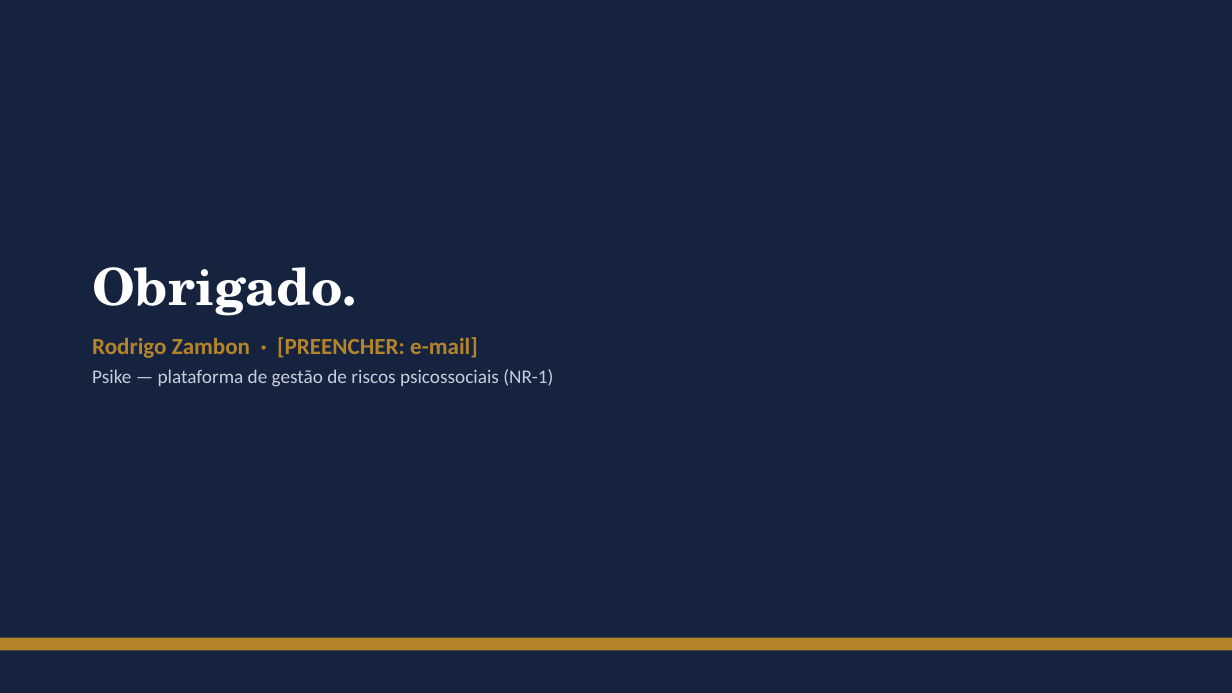
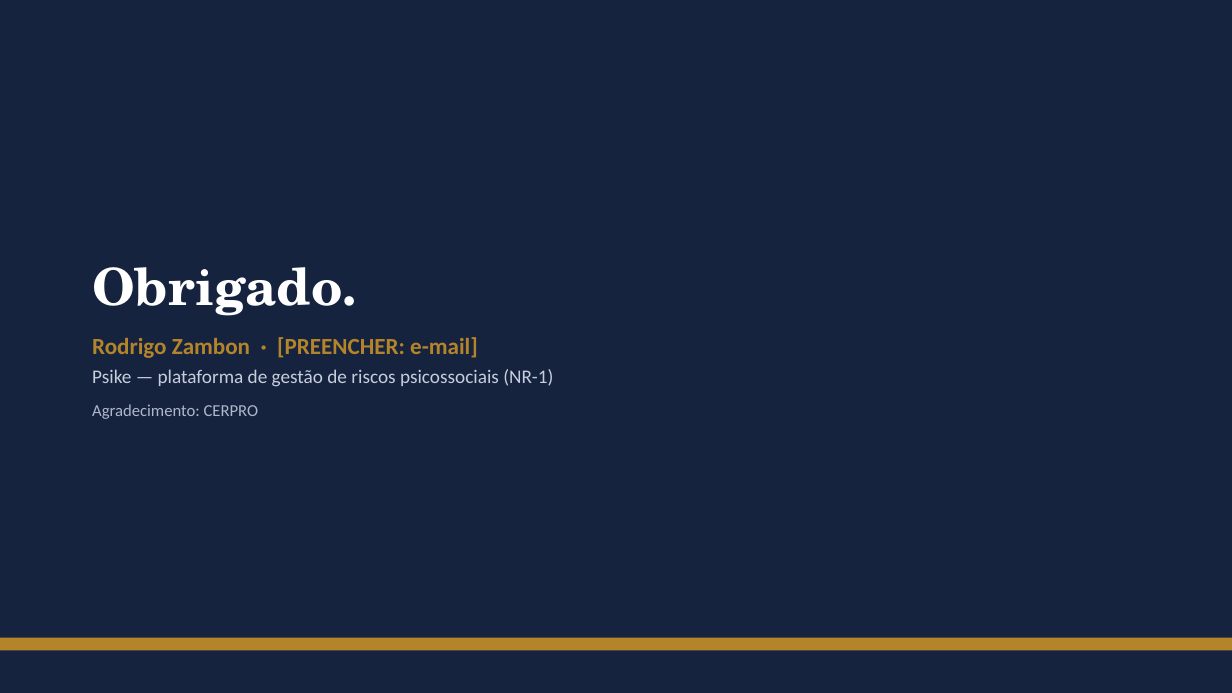
Before and after one commit to rodrigozambon20-del/TCCENGENHARIASEGURAN-A, a slide deck: slide 13 of docs/tcc/apresentacao/Apresentacao_Banca_Psike.pptx. Drawn at 1232x693 pixels with LibreOffice and Linux fonts; fonts in the diff are those of the drawing. Boxes give left, top, right and bottom in pixels: in the first picture for what was removed or moved away, otherwise in the second. Text is boxed around its words. In the diff, an @@ line names an element or a change of style, - is before the commit and + after.

```diff
--- a/docs/tcc/apresentacao/Apresentacao_Banca_Psike.pptx
+++ b/docs/tcc/apresentacao/Apresentacao_Banca_Psike.pptx
@@ text at <box>92,404,259,419</box>: paragraph added @@
+Agradecimento: CERPRO
```
Also in this commit, not shown: 4 other slides changed, 3 other files.
